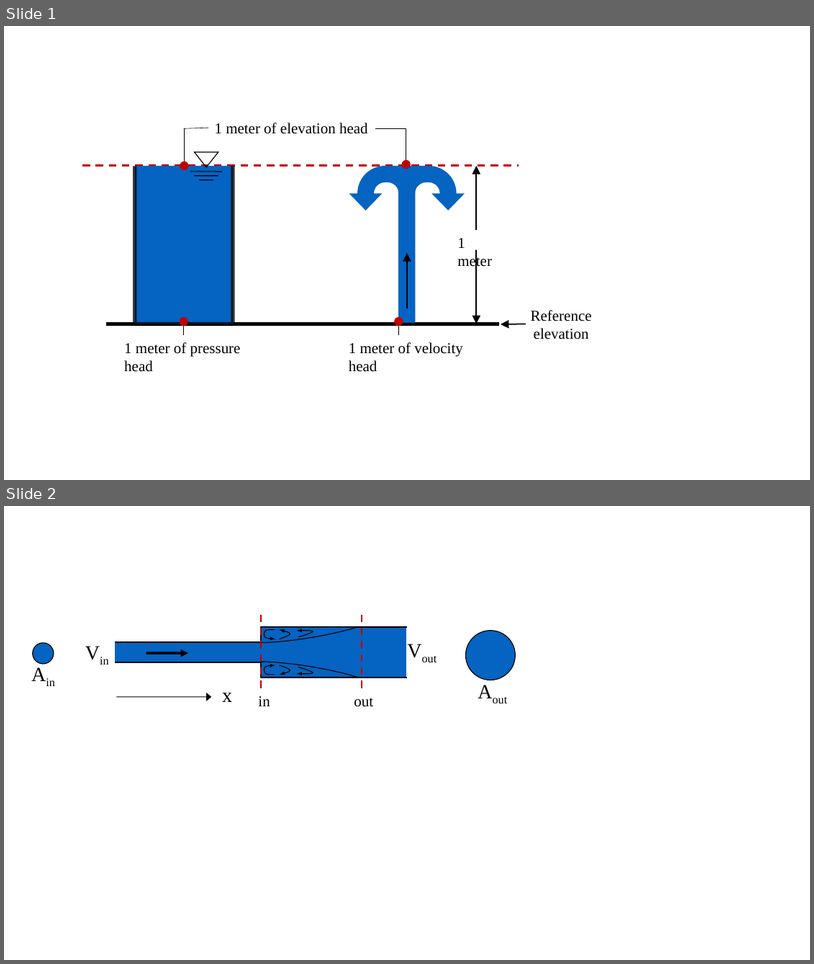
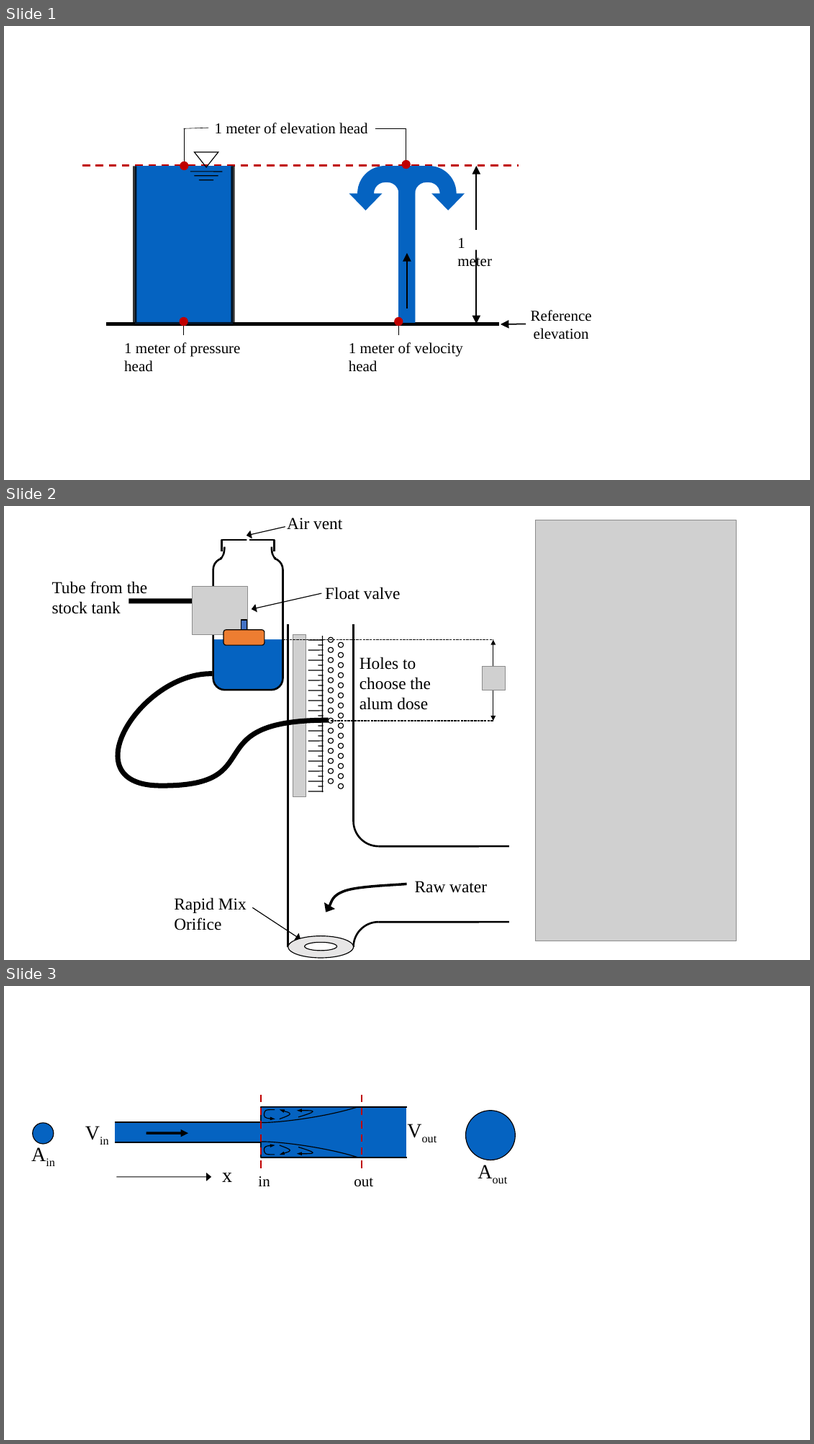
Before and after one commit to AguaClara/SWOT, a slide deck: Summary Sheets/Diagrams.pptx. Shown one above the other, each under a label of ours: slides 1 and 2 before the commit, slides 1, 2 and 3 after it. The pictures are 814x964 and 814x1444 pixels, drawn with LibreOffice and Linux fonts; fonts in the diff are those of the drawing; grey boxes stand for pictures. Boxes give left, top, right and bottom in pixels: in the first picture for what was removed or moved away, otherwise in the second. Text is boxed around its words. In the diff, an @@ line names an element or a change of style, - is before the commit and + after.

```diff
--- a/Summary Sheets/Diagrams.pptx
+++ b/Summary Sheets/Diagrams.pptx
@@ slide 2 added at (4,506,810,960), background #FFFFFF @@
@@ group added at (52,518,737,957): 41 lines, 32 ellipses, 8 freeform shapes, 6 texts, 4 pictures, 3 arrows, 3 rounded rectangles, 2 rectangles, 1 double arrow @@
+Holes to choose the alum dose
+Rapid Mix
+Orifice
+Tube from the stock tank
+Air vent
+Raw water
+Float valve
@@ what was slide 2 is now slide 3 @@
```
Also in this commit, not shown: 41 other files.
